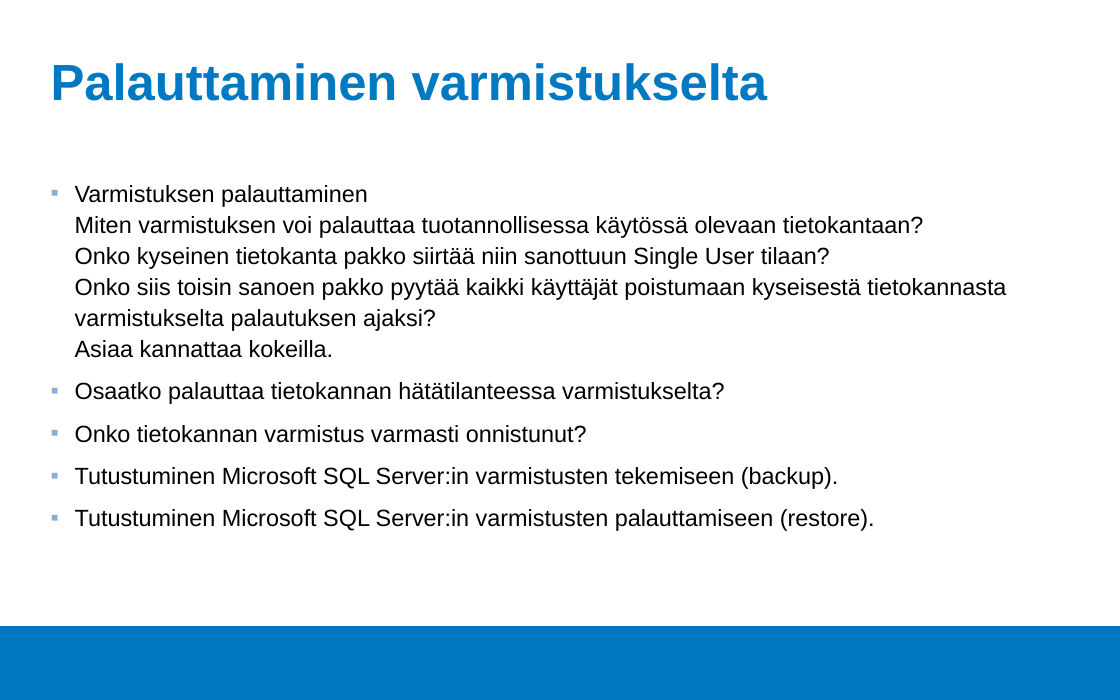
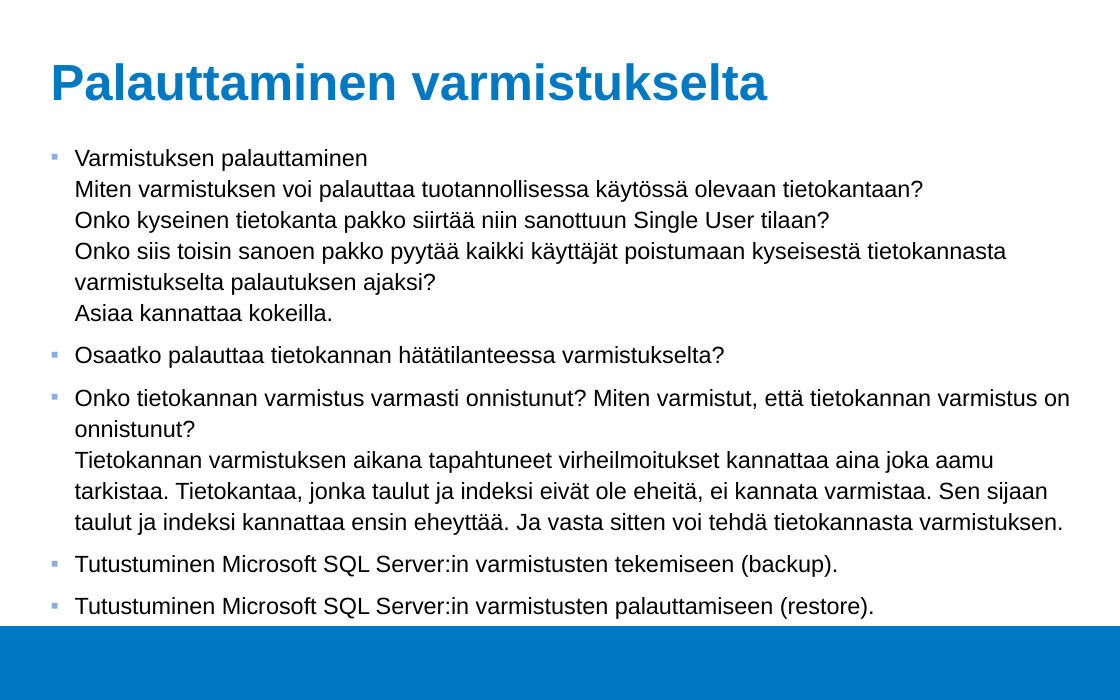
Before and after one commit to Tietokantahallinta/Tietokantahallinta.github.io, a slide deck: slide 5 of luennot/viikko04/Luentokalvot_04.odp. Drawn at 1120x700 pixels with LibreOffice and Linux fonts; fonts in the diff are those of the drawing; background and template pictures are left out. Boxes give left, top, right and bottom in pixels: in the first picture for what was removed or moved away, otherwise in the second. Text is boxed around its words. In the diff, an @@ line names an element or a change of style, - is before the commit and + after.

```diff
--- a/luennot/viikko04/Luentokalvot_04.odp
+++ b/luennot/viikko04/Luentokalvot_04.odp
@@ text "Varmistuksen palauttaminen Miten varmistuksen voi ...": place and size @@
-text "Varmistuksen palauttaminen Miten varmistuksen voi ..." at (75, 185, 1006, 531)
+text "Varmistuksen palauttaminen Miten varmistuksen voi ..." at (75, 149, 1070, 577)
@@ text at (75, 389, 1070, 535): text changed @@
-▪ Onko tietokannan varmistus varmasti onnistunut?
+▪ Onko tietokannan varmistus varmasti onnistunut? Miten varmistut, että tietokannan varmistus on onnistunut?
+  Tietokannan varmistuksen aikana tapahtuneet virheilmoitukset kannattaa aina joka aamu tarkistaa. Tietokantaa, jonka taulut ja indeksi eivät ole eheitä, ei kannata varmistaa. Sen sijaan taulut ja indeksi kannattaa ensin eheyttää. Ja vasta sitten voi tehdä tietokannasta varmistuksen.
```
Also in this commit, not shown: 1 other slide changed, 2 other files.
